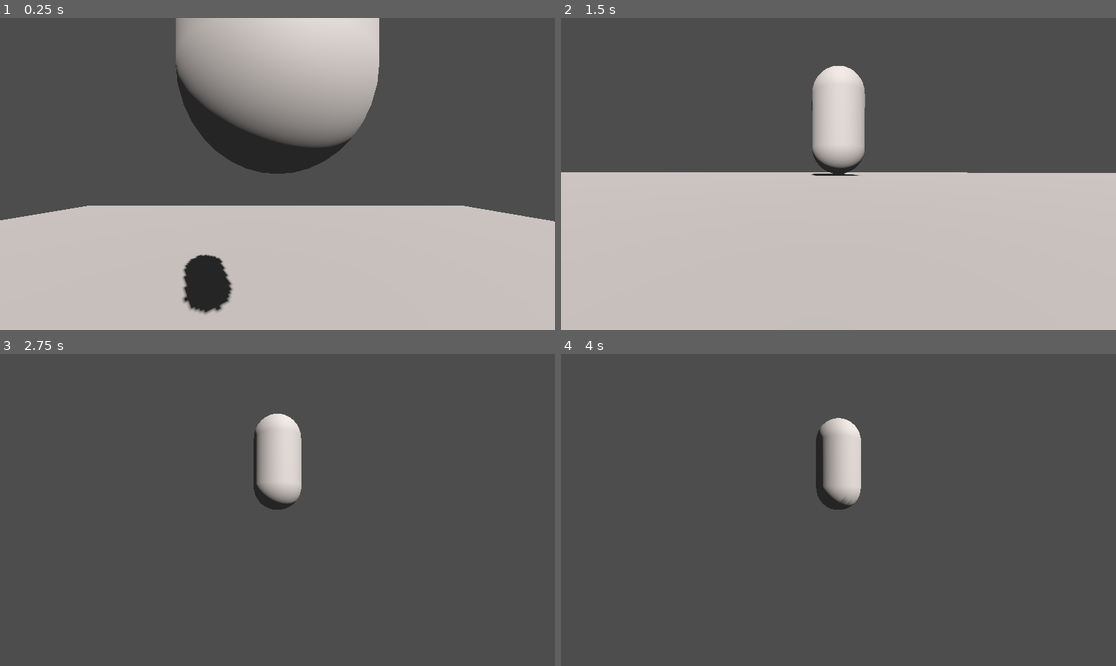
Above: before the commit, frames 1-4 (two rows, left to right).
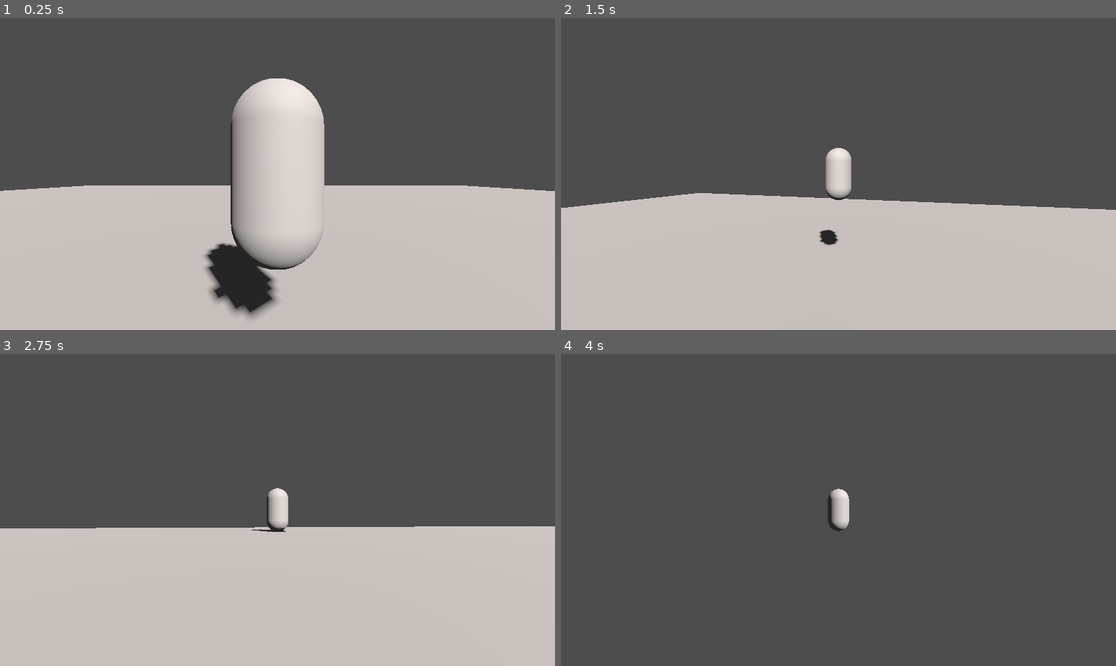
Above: after the commit, the same moments.

Repository: Into-The-Maze/arkanyx-nv
Game: Godot game, scene res://Scenes/world.tscn
Two runs of this game, one before a commit and one after it. Both use one fixed random seed, a clock stepped at 60 frames per second and the inputs below.
Inputs (mouse positions are in pixels of both pictures, inside the frame that each line leads up to):
- Up to frame 1 (0.25 s): no input
- Up to frame 2 (1.5 s): move the mouse to (866, 174) at 0.52 s; hold Space (jump, bound only after the commit) 0.53-1.28 s; hold W (move_forward) from 0.53 s (still down); move the mouse to (810, 174) at 1.27 s; tap Space (jump, bound only after the commit) at 1.35 s
- Up to frame 3 (2.75 s): keep holding W (move_forward); tap Space (jump, bound only after the commit) at 1.52, 1.82 s; move the mouse to (288, 503) at 2.02 s; hold Space (jump, bound only after the commit) from 2.03 s (still down)
- Up to frame 4 (4 s): keep holding W (move_forward); move the mouse to (832, 516) at 2.77 s; release Space (jump, bound only after the commit) at 2.78 s; tap Space (jump, bound only after the commit) at 2.85, 3.02, 3.32 s; move the mouse to (877, 513) at 3.52 s; hold Space (jump, bound only after the commit) from 3.53 s (still down)

The runs differ from the first frame. In frame 1, 27% of the frame differs, in the area x 0-100%, y 0-97%; in frame 2, 12%; in frame 3, 47%, in the area x 0-100%, y 19-100%; in frame 4, 2.3%.

Commit message:
jumping system

Diff:
--- a/Scenes/character.tscn
+++ b/Scenes/character.tscn
@@ -19,11 +19,11 @@
 script = ExtResource("1_8xy7i")
 
 [node name="Collider" type="CollisionShape3D" parent="."]
-transform = Transform3D(1, -7.84439e-12, -8.73115e-11, -3.12355e-11, 1, 0, -1.16415e-10, 0, 1, 0, 0.95, 4.65661e-10)
+transform = Transform3D(0.5, -1.84741e-11, 8.73115e-11, 2.08331e-11, 0.5, 0, -1.30967e-10, 0, 0.5, 0.000751766, 0.00468963, 0.00858512)
 shape = SubResource("CapsuleShape3D_o4w3w")
 
 [node name="Mesh" type="MeshInstance3D" parent="."]
-transform = Transform3D(1, 0, 0, 0, 1, 0, 0, 0, 1, 0, 1, 0)
+transform = Transform3D(0.5, -2.57501e-11, 2.91038e-11, 2.80522e-11, 0.5, 0, -5.82077e-11, 0, 0.5, 0, 0, 0)
 layers = 2
 mesh = SubResource("CapsuleMesh_3wky1")
 skeleton = NodePath("")
--- a/Scenes/world.tscn
+++ b/Scenes/world.tscn
@@ -27,7 +27,7 @@
 skeleton = NodePath("../../..")
 
 [node name="Character" parent="." instance=ExtResource("1_u2vbt")]
-transform = Transform3D(1, 0, 0, 0, 1, 0, 0, 0, 1, 0.0428433, 2.90087, 0.274052)
+transform = Transform3D(1, 0, 0, 0, 1, 0, 0, 0, 1, 0.0428433, 1.43558, 0.274052)
 
 [node name="WorldEnvironment" type="WorldEnvironment" parent="."]
 environment = SubResource("Environment_sxcsl")
@@ -39,7 +39,7 @@
 shadow_enabled = true
 
 [node name="Ramp" type="StaticBody3D" parent="."]
-transform = Transform3D(5.0172, 5.26568, 0, -5.0172, 5.26568, 0, 0, 0, 3.01167, 5.55564, -0.186403, 11.2946)
+transform = Transform3D(4.84624, 5.08626, -0.779478, -5.0172, 5.26568, 0, 1.29855, 1.36286, 2.90905, 2.8373, -0.186403, 11.5977)
 
 [node name="CollisionShape3D" type="CollisionShape3D" parent="Ramp"]
 shape = SubResource("BoxShape3D_2mqpa")
@@ -48,7 +48,7 @@
 mesh = SubResource("BoxMesh_dmjn8")
 
 [node name="Ramp2" type="StaticBody3D" parent="."]
-transform = Transform3D(5.79925, 4.29066, 0, -4.08819, 6.08646, 0, 0, 0, 2.51373, 5.73128, -1.65569, 4.91726)
+transform = Transform3D(-1.50096, -1.11051, 2.42808, -4.08819, 6.08646, 3.24391e-08, -5.60164, -4.14446, -0.650601, 11.3633, -1.65569, 3.06155)
 
 [node name="CollisionShape3D" type="CollisionShape3D" parent="Ramp2"]
 shape = SubResource("BoxShape3D_2mqpa")
--- a/Scripts/Player/movement.gd
+++ b/Scripts/Player/movement.gd
@@ -1,9 +1,14 @@
 extends CharacterBody3D
 
-@export var max_speed: float = 8.0
-@export var acceleration: float = 40.0
-@export var gravity: float = 9.81
+@export var max_speed: float = 6.0
+@export var acceleration: float = 30.0
+@export var gravity: float = 15
+@export var max_jump_height: float = 3.0
+@export var jump_charge_max_time: float = 1.0
+
 @onready var camera: Camera3D = $Pivot/Camera
+
+var jump_charge_timer: float = 0.0
 
 func _ready() -> void:
 	pass
@@ -13,6 +18,7 @@
 
 func _physics_process(delta: float) -> void:
 
+	# MOVING
 	var input_vector: Vector3 = Vector3.ZERO
 	if Input.is_action_pressed("move_forward"):
 		input_vector.z -= 1
@@ -30,16 +36,29 @@
 	var horizontal_velocity = Vector3(current_velocity.x, 0, current_velocity.z)
 	var target_horizontal_velocity = direction * max_speed
 	horizontal_velocity = horizontal_velocity.move_toward(target_horizontal_velocity, acceleration * delta)
+	current_velocity.x = horizontal_velocity.x
+	current_velocity.z = horizontal_velocity.z
 
+	# GRAVITY
 	if not is_on_floor():
 		current_velocity.y -= gravity * delta
 	else:
 		current_velocity.y = 0
 
-	current_velocity.x = horizontal_velocity.x
-	current_velocity.z = horizontal_velocity.z
+	# JUMPING
+	if is_on_floor():
+		if Input.is_action_pressed("jump"):
+			jump_charge_timer = min(jump_charge_timer + delta, jump_charge_max_time)
+		elif Input.is_action_just_released("jump"):
+			var multiplier = (0.5 + jump_charge_timer) / 1.5
+			var jump_speed = sqrt(2 * gravity * (max_jump_height * multiplier))
+			current_velocity.y = jump_speed
+			jump_charge_timer = 0.0
+		else:
+			# Reset charge if no jump input is provided.
+			jump_charge_timer = 0.0
 
+	# APPLYING MOVEMENT
 	print_debug(velocity)
 	velocity = current_velocity
-
 	move_and_slide()
--- a/project.godot
+++ b/project.godot
@@ -37,3 +37,8 @@
 "events": [Object(InputEventKey,"resource_local_to_scene":false,"resource_name":"","device":-1,"window_id":0,"alt_press …(192 unchanged characters)…
 ]
 }
+jump={
+"deadzone": 0.5,
+"events": [Object(InputEventKey,"resource_local_to_scene":false,"resource_name":"","device":-1,"window_id":0,"alt_pressed":false,"shift_pressed":false,"ctrl_pressed":false,"meta_pressed":false,"pressed":false,"keycode":0,"physical_keycode":32,"key_label":0,"unicode":32,"location":0,"echo":false,"script":null)
+]
+}
